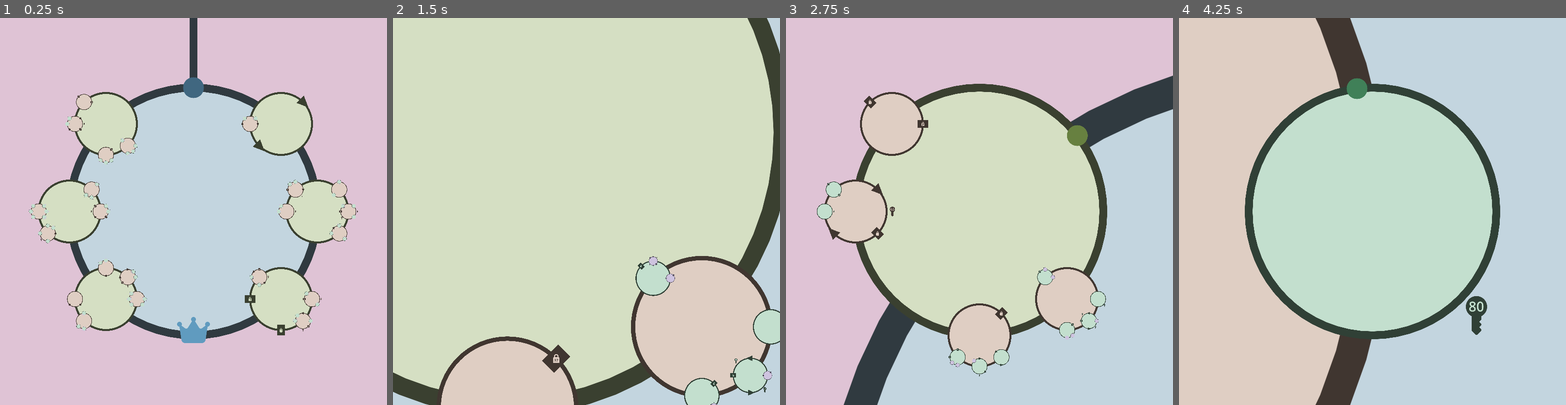
Above: before the commit, frames 1-4 (left to right).
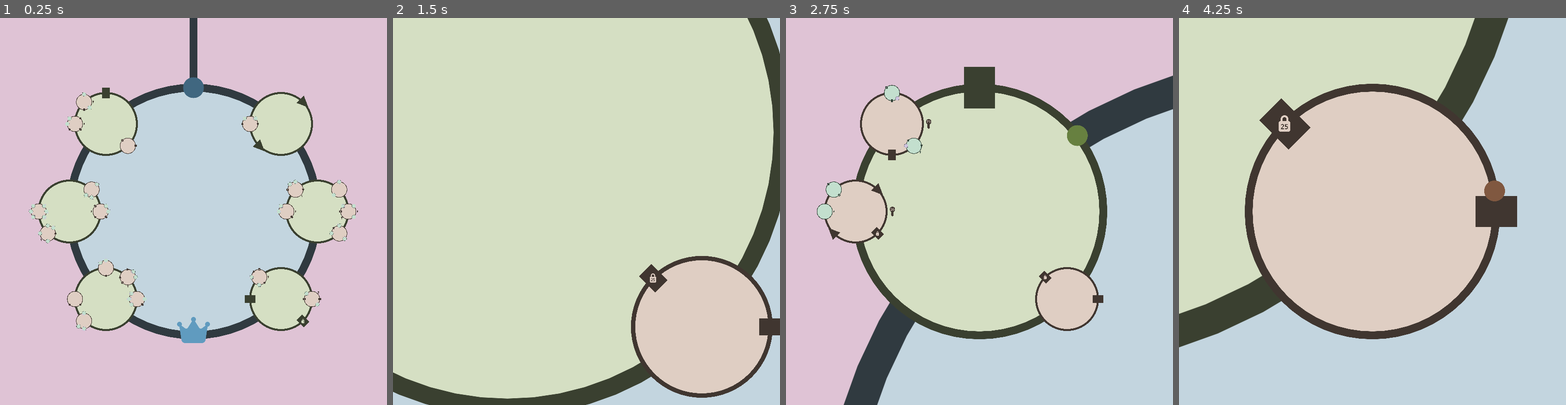
Above: after the commit, the same moments.

Repository: friedev/cycle-delver
Game: Godot game, scene res://src/main.tscn
Two runs of this game, one before a commit and one after it. Both use one fixed random seed, a clock stepped at 60 frames per second and the inputs below.
Inputs (mouse positions are in pixels of both pictures, inside the frame that each line leads up to):
- Up to frame 1 (0.25 s): no input
- Up to frame 2 (1.5 s): tap Enter at 0.5 s; move the mouse to (671, 192) at 0.52 s; tap A (move_ccw) at 0.6 s; click (671, 192) at 0.67 s; move the mouse to (509, 230) at 1.27 s; tap D (move_cw) at 1.35 s; click (509, 230) at 1.42 s
- Up to frame 3 (2.75 s): move the mouse to (1018, 126) at 2.02 s; hold W (move_out) from 2.03 s (still down); click (1018, 126) at 2.17 s
- Up to frame 4 (4.25 s): move the mouse to (1353, 288) at 2.77 s; release W (move_out) at 2.78 s; click (1353, 288) at 2.85 s; move the mouse to (1488, 269) at 3.52 s; hold M (toggle_zoom) from 3.53 s (still down); click (1488, 269) at 3.67 s

The runs differ from the first frame. In frame 1, 0.3% of the frame differs, in the area x 8-93%, y 18-82%; in frame 2, 3.4%; in frame 3, 2.7%; in frame 4, 52%, in the area x 0-88%, y 0-100%.

Commit message:
Replace 1 duplicate locked wall with a basic wall

Diff:
--- a/src/loop.gd
+++ b/src/loop.gd
@@ -276,7 +276,7 @@
 	elif choice == 5:
 		var key_id := Key.new_id()
 		generate_key(random_direction, key_id)
-		#append_wall(random_direction)
+		append_wall(random_direction)
 		generate_locked_wall(-random_direction, key_id)
 	else:
 		assert(false)
@@ -345,8 +345,9 @@
 	if should_add_child():
 		var child := append_loop(direction)
 		# Locked wall on both sides
-		for child_direction in DIRECTIONS:
-			child.generate_locked_wall(child_direction, key_id)
+		var random_direction := get_random_direction()
+		child.generate_locked_wall(random_direction, key_id)
+		child.append_wall(-random_direction)
 		child.fill_with_corridors()
 	# Locked wall vertex
 	else:
